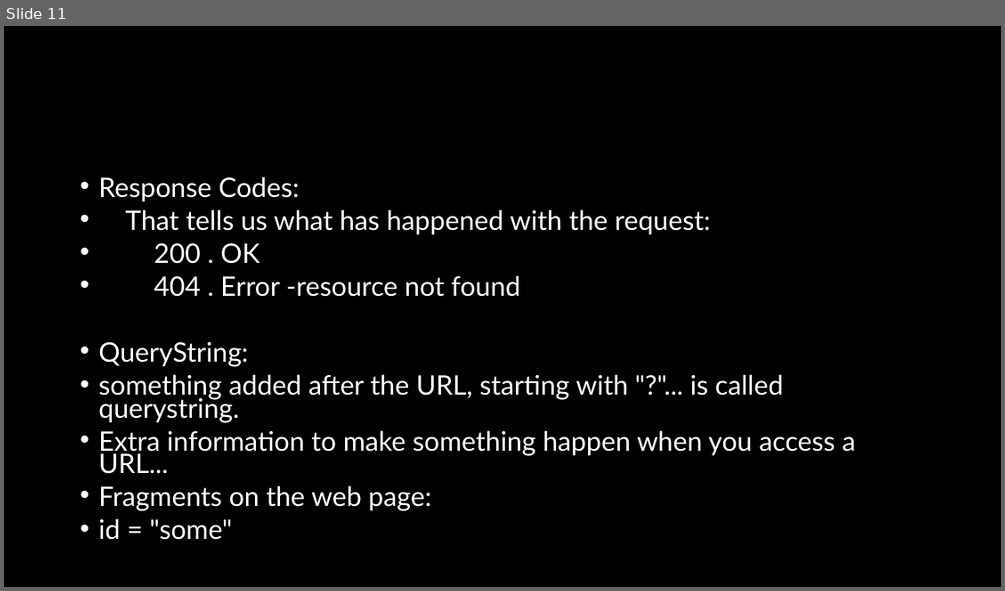
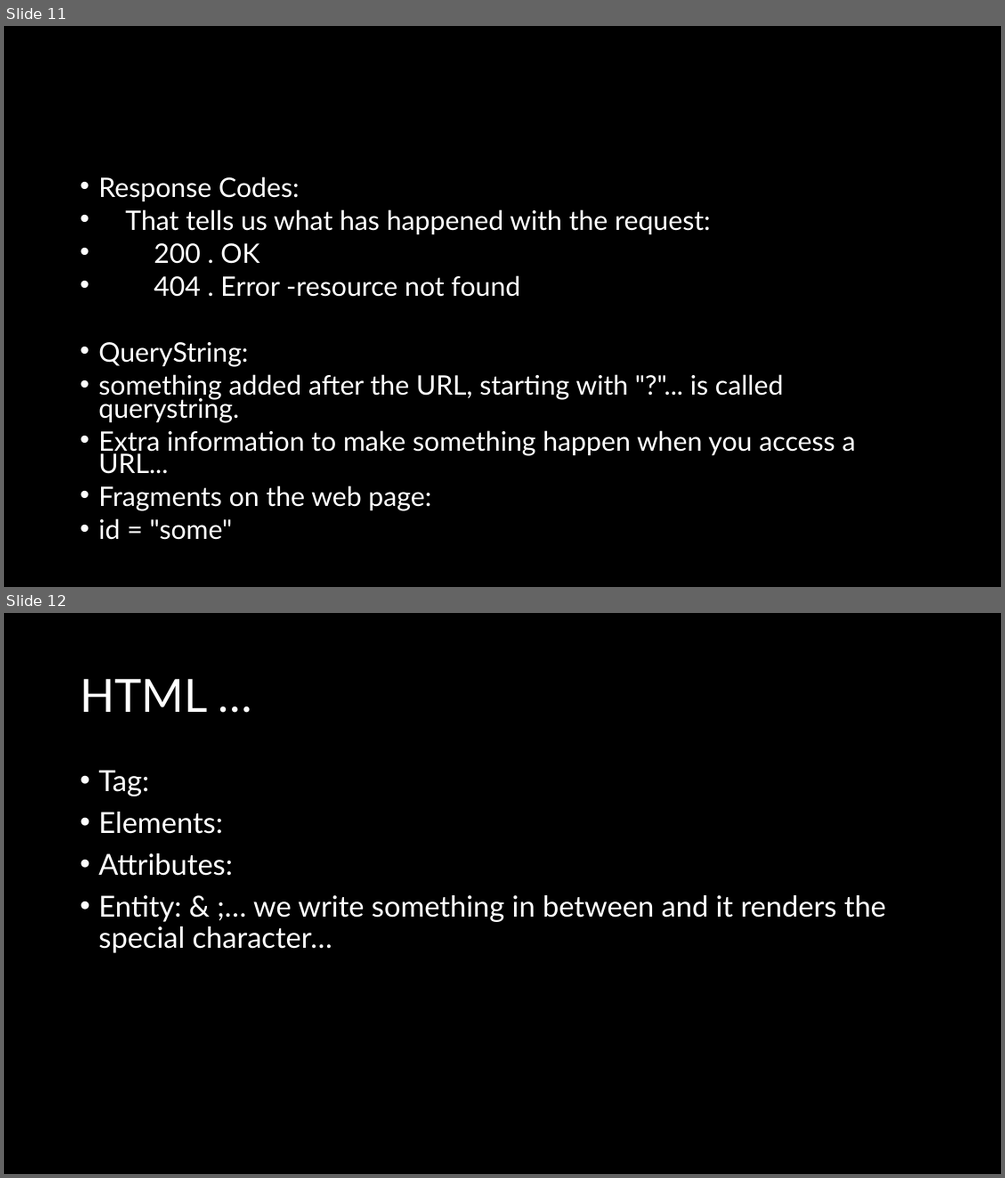
Before and after one commit to natiquekeyin/winter2025, a slide deck: FrontEnd/Week1&2/Week 1&2.pptx. Shown one above the other, each under a label of ours: slide 11 before the commit, slides 11 and 12 after it. The pictures are 1005x591 and 1005x1178 pixels, drawn with LibreOffice and Linux fonts; fonts in the diff are those of the drawing. Boxes give left, top, right and bottom in pixels: in the first picture for what was removed or moved away, otherwise in the second. Text is boxed around its words. In the diff, an @@ line names an element or a change of style, - is before the commit and + after.

```diff
--- a/FrontEnd/Week1&2/Week 1&2.pptx
+++ b/FrontEnd/Week1&2/Week 1&2.pptx
@@ slide 12 added at (x1=4, y1=613, x2=1001, y2=1174), background #000000 @@
@@ title added at (x1=80, y1=679, x2=207, y2=712), 44 pt, text #FFFFFF @@
+HTML …
@@ text added at (x1=98, y1=770, x2=886, y2=953), 28 pt, text #FFFFFF @@
+• Tag:
+• Elements:
+• Attributes:
+• Entity: & ;… we write something in between and it renders the special character…
```
Also in this commit, not shown: 6 other slides added, 10 other files.
